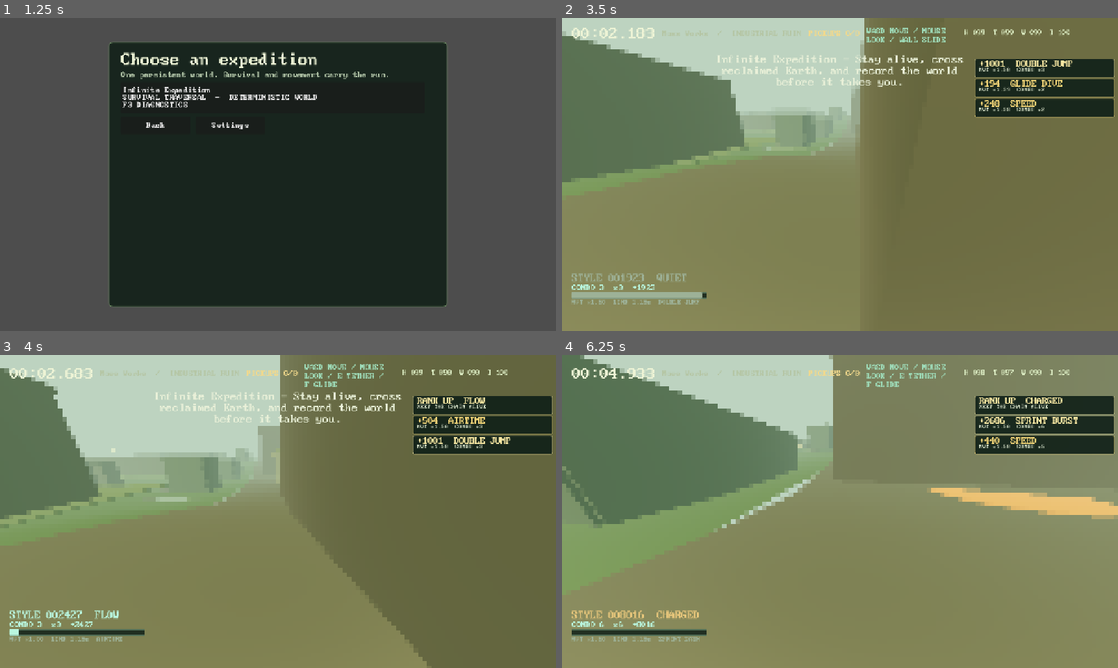
Above: before the commit, frames 1-4 (two rows, left to right).
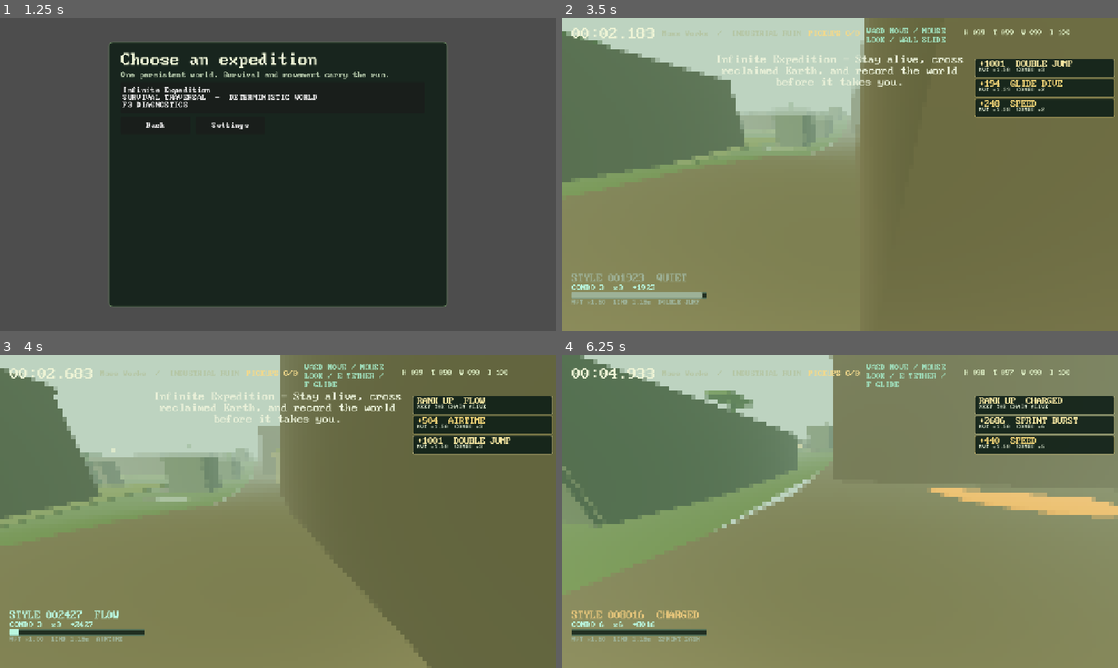
Above: after the commit, the same moments.

Repository: gongahkia/hot-cross-buns
Game: Godot game, scene res://scenes/main.tscn
The game is run twice, just before and just after one commit, with the same random seed, the same clock (stepped at 60 frames per second) and the same inputs.
Inputs (mouse positions are in pixels of both pictures, inside the frame that each line leads up to):
- Up to frame 1 (1.25 s): click "Choose a journey" at 0.5 s
- Up to frame 2 (3.5 s): click "Infinite Expedition SURVIVAL …" at 1.25 s; tap Enter at 2 s; move the mouse to (867, 174) at 2.02 s; hold W (move_forward) from 2.03 s (still down); tap Shift (dash) at 2.1 s; click (867, 174) at 2.17 s; tap Space (jump) at 2.27, 3.02 s; move the mouse to (812, 174) at 2.77 s; tap F (glide) at 2.85 s
- Up to frame 3 (4 s): keep holding W (move_forward); move the mouse to (289, 505) at 3.52 s; hold E (grapple) from 3.53 s (still down)
- Up to frame 4 (6.25 s): keep holding W (move_forward); move the mouse to (834, 517) at 4.27 s; release E (grapple) at 4.28 s; tap Q (slam) at 4.35 s; click (834, 517) at 4.42 s; tap Space (jump) at 4.52, 5.27, 6.02 s; move the mouse to (878, 514) at 5.02 s; hold C (slide) 5.03-5.78 s; move the mouse to (795, 508) at 5.77 s; tap Ctrl (sprint) at 5.85 s

Frame 1 is identical in both runs. In frame 2, 0.1% of the frame differs, in the area x 0-48%, y 4-32%; in frame 3, 0.1%; in frame 4, 0.4%, in the area x 25-35%, y 11-19%.

Commit message:
Add overgrown suburb traversal grammar

Diff:
--- a/scripts/world_generator.gd
+++ b/scripts/world_generator.gd
@@ -26,6 +26,7 @@
 const SUBURB_ROADS := preload("res://scripts/world_suburb_roads.gd")
 const SUBURB_PARCELS := preload("res://scripts/world_suburb_parcels.gd")
 const SUBURB_TRANSITIONS := preload("res://scripts/world_suburb_transitions.gd")
+const SUBURB_TRAVERSAL := preload("res://scripts/world_suburb_traversal.gd")
 
 const CHUNK_SIZE := 64.0
 const REGION_SIZE := 512.0
@@ -90,6 +91,8 @@
 	if not suburb_parcels.is_empty():descriptor["suburb_parcels"]=suburb_parcels
 	var suburb_transitions:=SUBURB_TRANSITIONS.generate(seed,chunk_x,chunk_z,suburb_parcels,suburb_roads)
 	if not suburb_transitions.is_empty():descriptor["suburb_transitions"]=suburb_transitions
+	var suburb_traversal:=SUBURB_TRAVERSAL.generate(seed,chunk_x,chunk_z,suburb_parcels,suburb_transitions)
+	if not suburb_traversal.is_empty():descriptor["suburb_traversal"]=suburb_traversal
 	var industrial_layout:=INDUSTRIAL_LAYOUT.generate(seed,chunk_x,chunk_z,urban)
 	if not industrial_layout.is_empty():descriptor["industrial_layout"]=industrial_layout
 	var industrial_structures:=INDUSTRIAL_STRUCTURES.generate(seed,chunk_x,chunk_z,industrial_layout)
--- a/scripts/world_streamer.gd
+++ b/scripts/world_streamer.gd
@@ -262,6 +262,7 @@
 		_add_suburb_roads(root,descriptor.get("suburb_roads",{}))
 		_add_suburb_parcels(root,descriptor.get("suburb_parcels",{}),descriptor.get("suburb_transitions",{}))
 		_add_suburb_transitions(root,descriptor.get("suburb_transitions",{}))
+		_add_suburb_traversal(root,descriptor.get("suburb_traversal",{}))
 	else:
 		_add_wilderness(root, chunk_x, chunk_z, str(descriptor.biome))
 	var resource:=RESOURCE_PLACEMENT.for_chunk(seed,chunk_x,chunk_z,family)
@@ -397,6 +398,14 @@
 		var side:=str(entry.side);var normal:=Vector3(0.0,0.0,-1.0) if side=="north" else Vector3(1.0,0.0,0.0) if side=="east …(487 unchanged characters)…
 		for step in range(2):
 			var step_x:=x+normal.x*(depth+float(step)*.8);var step_z:=z+normal.z*(depth+float(step)*.8);var height:=.22-float(st …(262 unchanged characters)…
+
+func _add_suburb_traversal(root:Node3D,fields:Dictionary)->void:
+	for root_record:Dictionary in fields.get("roots",[]):
+		var x:=float(root_record.x);var z:=float(root_record.z);var size:=Vector3(float(root_record.length),float(root_record.height),float(root_record.width)) if str(root_record.axis)=="x" else Vector3(float(root_record.width),float(root_record.height),float(root_record.length));_add_box(root,Vector3(x,ground_height(root.global_position+Vector3(x,0.0,z))+float(root_record.height)*.5,z),size,Color("#665d45"),"SuburbRoot")
+	for canopy:Dictionary in fields.get("canopies",[]):
+		var x:=float(canopy.x);var z:=float(canopy.z);var ground:=ground_height(root.global_position+Vector3(x,0.0,z));_add_tree(root,Vector3(x,ground,z),float(canopy.trunk_height),Color("#466c43"));_add_box(root,Vector3(x,ground+float(canopy.trunk_height),z),Vector3(float(canopy.platform_width),.35,float(canopy.platform_depth)),Color("#557747"),"SuburbCanopy")
+	for collapse:Dictionary in fields.get("collapses",[]):
+		var x:=float(collapse.x);var z:=float(collapse.z);var size:=Vector3(float(collapse.length),float(collapse.height),1.4) if str(collapse.axis)=="x" else Vector3(1.4,float(collapse.height),float(collapse.length));_add_box(root,Vector3(x,ground_height(root.global_position+Vector3(x,0.0,z))+float(collapse.height)*.5,z),size,Color("#705d4c"),"SuburbCollapse")
 
 func _add_wilderness(root: Node3D, chunk_x: int, chunk_z: int, biome: String) -> void:
 	var count := 3 if biome in ["desert", "cold_desert", "badland", "alpine_scree"] else 8
--- /dev/null
+++ b/scripts/world_suburb_traversal.gd
@@ -0,0 +1,16 @@
+class_name WorldSuburbTraversal
+extends RefCounted
+
+const RNG=preload("res://scripts/world_rng.gd")
+
+static func generate(seed:int,chunk_x:int,chunk_z:int,parcels:Dictionary,transitions:Dictionary)->Dictionary:
+	if parcels.is_empty() or transitions.is_empty():return {}
+	var yards:Array=parcels.get("yards",[]);var homes:Array=parcels.get("homes",[]);if yards.size()<3 or homes.size()<2:return {}
+	var roots:Array=[];var canopies:Array=[];var collapses:Array=[]
+	for index in range(3):
+		var yard:Dictionary=yards[index];var axis:="x" if RNG.unit(seed,chunk_x,chunk_z,1823+index)<.5 else "z";var extent:=(float(yard.width) if axis=="x" else float(yard.depth));roots.append({"id":"suburb_root:%d:%d:%d"%[chunk_x,chunk_z,index],"x":float(yard.x)+RNG.signed(seed,chunk_x,chunk_z,1841+index)*extent*.18,"z":float(yard.z)+RNG.signed(seed,chunk_x,chunk_z,1859+index)*extent*.18,"axis":axis,"length":maxf(3.5,extent*.48),"width":.9+RNG.unit(seed,chunk_x,chunk_z,1877+index)*.5,"height":.45+RNG.unit(seed,chunk_x,chunk_z,1891+index)*.45})
+	for index in range(2):
+		var yard:Dictionary=yards[index+1];canopies.append({"id":"suburb_canopy:%d:%d:%d"%[chunk_x,chunk_z,index],"x":float(yard.x)+RNG.signed(seed,chunk_x,chunk_z,1907+index)*float(yard.width)*.25,"z":float(yard.z)+RNG.signed(seed,chunk_x,chunk_z,1921+index)*float(yard.depth)*.25,"trunk_height":6.0+RNG.unit(seed,chunk_x,chunk_z,1937+index)*4.0,"platform_width":3.2,"platform_depth":3.2})
+	for index in range(2):
+		var home:Dictionary=homes[index];var axis:="z" if RNG.unit(seed,chunk_x,chunk_z,1951+index)<.5 else "x";var length:=(float(home.depth) if axis=="z" else float(home.width))*.8;collapses.append({"id":"suburb_collapse:%d:%d:%d"%[chunk_x,chunk_z,index],"x":float(home.x)+RNG.signed(seed,chunk_x,chunk_z,1967+index)*float(home.width)*.4,"z":float(home.z)+RNG.signed(seed,chunk_x,chunk_z,1981+index)*float(home.depth)*.4,"axis":axis,"length":length,"height":.65+RNG.unit(seed,chunk_x,chunk_z,1997+index)*.55})
+	return {"roots":roots,"canopies":canopies,"collapses":collapses}
--- /dev/null
+++ b/scripts/world_suburb_traversal_test.gd
@@ -0,0 +1,25 @@
+extends SceneTree
+const ROADS=preload("res://scripts/world_suburb_roads.gd")
+const PARCELS=preload("res://scripts/world_suburb_parcels.gd")
+const TRANSITIONS=preload("res://scripts/world_suburb_transitions.gd")
+const TRAVERSAL=preload("res://scripts/world_suburb_traversal.gd")
+const GENERATOR=preload("res://scripts/world_generator.gd")
+var failed:=false
+func _expect(condition:bool,message:String)->void:
+	if not condition:failed=true;push_error(message)
+func _initialize()->void:
+	var urban:Dictionary={"land_use":"residential","ruin_age_years":90};var roads:=ROADS.generate(20260730,4,-2,urban);var parcels:=PARCELS.generate(20260730,4,-2,urban,roads);var transitions:=TRANSITIONS.generate(20260730,4,-2,parcels,roads);var result:=TRAVERSAL.generate(20260730,4,-2,parcels,transitions)
+	_expect((result.roots as Array).size()==3 and (result.canopies as Array).size()==2 and (result.collapses as Array).size()==2,"suburb traversal records missing")
+	for root:Dictionary in result.roots:_expect(str(root.id).begins_with("suburb_root:") and str(root.axis) in ["x","z"] and float(root.length)>=3.5 and float(root.width)>=.9 and float(root.height)>=.45,"suburb root grammar drifted")
+	for canopy:Dictionary in result.canopies:_expect(str(canopy.id).begins_with("suburb_canopy:") and float(canopy.trunk_height)>=6.0 and float(canopy.platform_width)==3.2,"suburb canopy grammar drifted")
+	for collapse:Dictionary in result.collapses:_expect(str(collapse.id).begins_with("suburb_collapse:") and str(collapse.axis) in ["x","z"] and float(collapse.length)>0.0 and float(collapse.height)>=.65,"suburb collapse grammar drifted")
+	_expect(result==TRAVERSAL.generate(20260730,4,-2,parcels,transitions) and TRAVERSAL.generate(1,0,0,{},transitions).is_empty(),"suburb traversal is not deterministic")
+	(result.roots as Array)[0]["height"]=0.0;_expect(float((TRAVERSAL.generate(20260730,4,-2,parcels,transitions).roots as Array)[0].height)>0.0,"suburb traversal leaked mutable state")
+	var generator:=GENERATOR.new(20260730);var found:=false
+	for region_z in range(-8,9):
+		for region_x in range(-8,9):
+			var chunk_x:=region_x*8;var chunk_z:=region_z*8;var descriptor:Dictionary=generator.chunk_descriptor(chunk_x,chunk_z)
+			if str(descriptor.region.family)=="overgrown_suburb":found=true;_expect(descriptor.suburb_traversal==TRAVERSAL.generate(20260730,chunk_x,chunk_z,descriptor.suburb_parcels,descriptor.suburb_transitions),"suburb traversal descriptor wiring drifted");break
+		if found:break
+	_expect(found,"suburb traversal fixture found no overgrown suburb")
+	quit(1 if failed else 0)
Not shown, added: docs/overgrown-suburb-traversal.md
